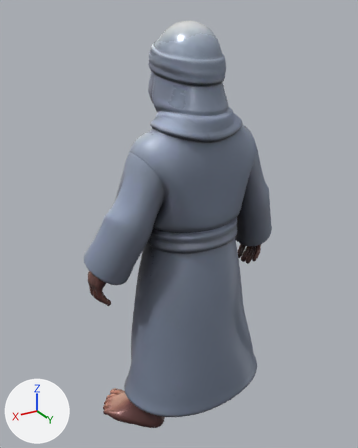
Before and after pictures for a commit that changed the glTF model assets/models/characters/pocong.glb.
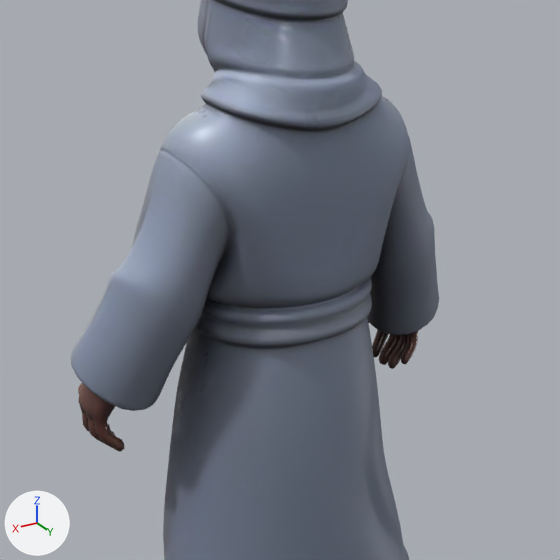
Old and new are each drawn whole from a camera (50 mm lens) standing at (1.048, 1.641, 1.783) and looking at (0.033, -0.051, 0.937) and again close up on the part from 13% to 93% of the width and 17% to 81% of the height. The axes (+X, +Y, +Z) are drawn at lower left. The lights are the same throughout. The first two pictures are the older version. Vertices at exactly the same position are counted once.

Before the edit, the objects in view are built like this:
```python
me_model = bpy.data.meshes.new('model')
me_model.from_pydata(...)  # 12002 vertices, 24000 faces; spans x -0.47..0.47, y -0.23..0.23, z 0.0..1.75
me_model.materials.append(mat_model)
ob_body = bpy.data.objects.new('Body', me_model)
ob_body.location = (0.0, 0.0, 0.0)
```
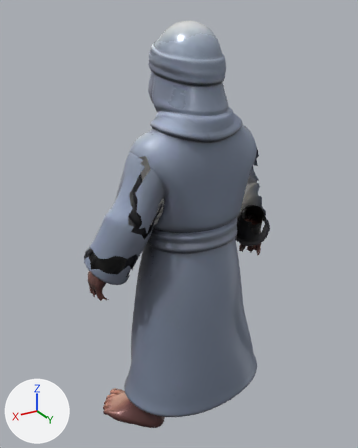
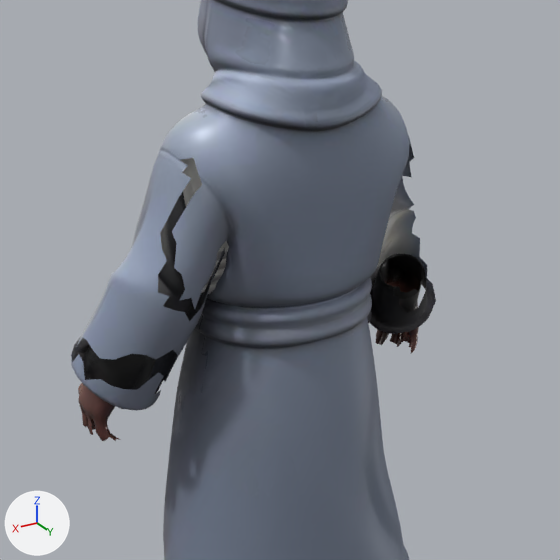
Pixel boxes (x1, y1, x2, y2) of what changed, in the close-ups (560 x 560 px):
'Body', reshaped: before (71, 0, 439, 560); after (71, 0, 436, 560)
part 1 of me_model, cut back: before (370, 147, 439, 369)
part 2 of me_model, cut back: before (84, 410, 134, 452)

Diff of the bpy script that builds the scene:
```diff
--- a/assets/models/characters/pocong.glb.py
+++ b/assets/models/characters/pocong.glb.py
@@ me_model @@
 # used by ob_body; location = (0.0, 0.0, 0.0)
-me_model.from_pydata(...)  # 12002 vertices, 24000 faces; spans x -0.47..0.47, y -0.23..0.23, z 0.0..1.75
+me_model.from_pydata(...)  # 11347 vertices, 22268 faces; spans x -0.47..0.47, y -0.23..0.23, z 0.0..1.75
+# me_model part 1: 7 vertices moved within x -0.43..-0.4, y -0.12..-0.04, z 0.69..0.73; 471 vertices removed from x -0.47..-0.19, y -0.16..0.12, z 0.62..1.23
+# me_model part 2: 1 vertex moved within x 0.41, y -0.06, z 0.71; 184 vertices removed from x 0.33..0.43, y -0.16..0.03, z 0.62..0.78
 me_model.materials.append(mat_model)
```
